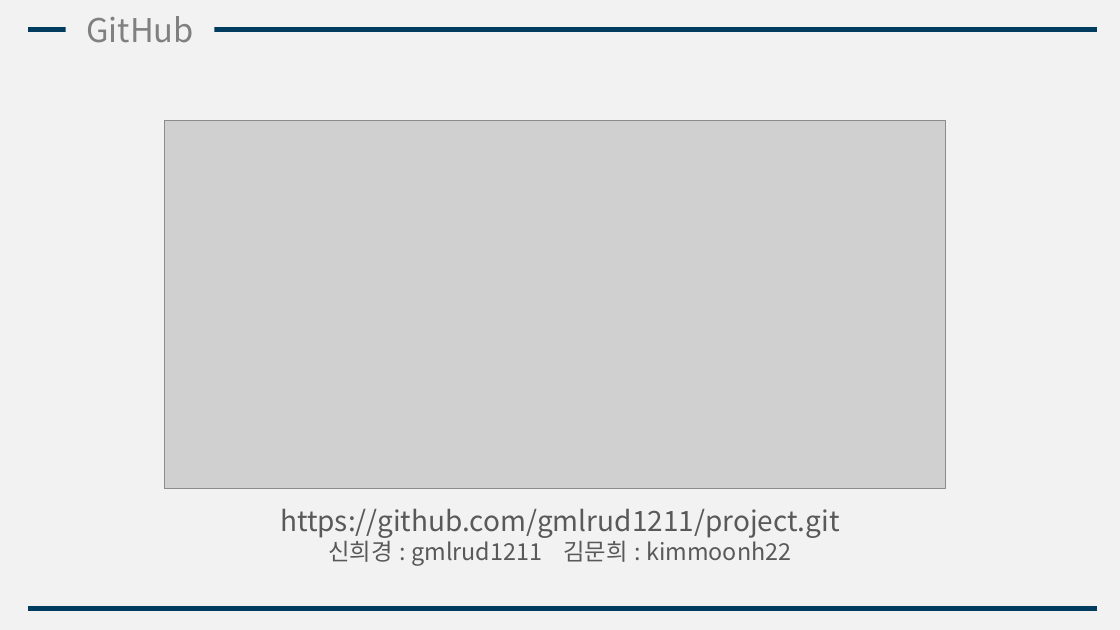
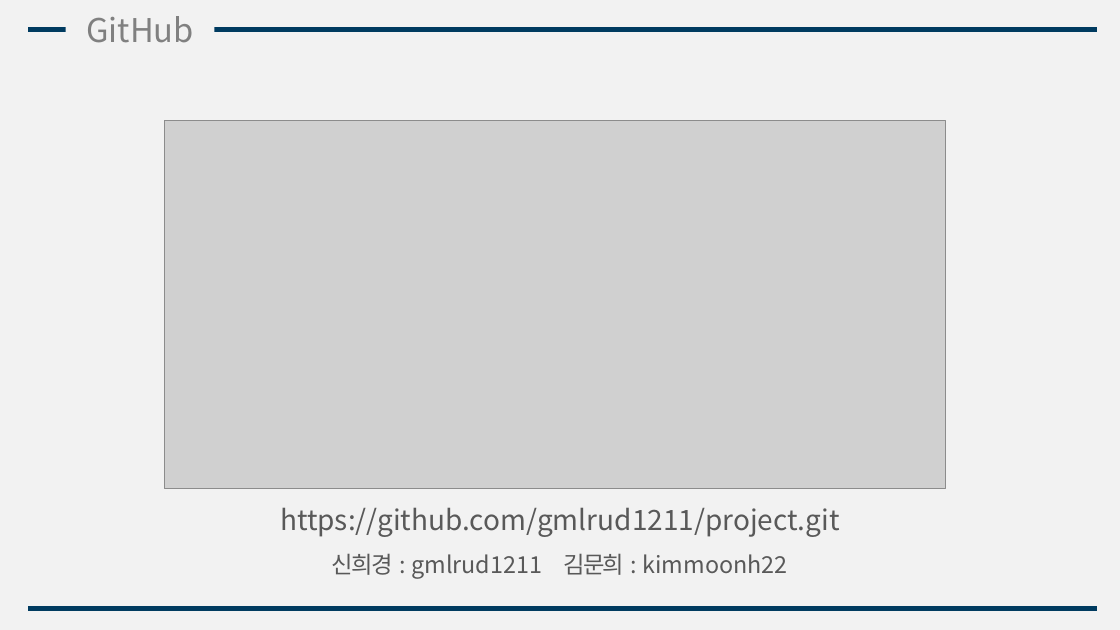
Before and after one commit to gmlrud1211/project, a slide deck: slide 26 of document/설계서.pptx (slide 32 before the commit). Drawn at 1120x630 pixels with LibreOffice and Linux fonts; fonts in the diff are those of the drawing; grey boxes stand for pictures. Boxes give left, top, right and bottom in pixels: in the first picture for what was removed or moved away, otherwise in the second. Text is boxed around its words. In the diff, an @@ line names an element or a change of style, - is before the commit and + after.

```diff
--- a/document/설계서.pptx
+++ b/document/설계서.pptx
@@ text "https://github.com/gmlrud1211/project.git" at (280,507,840,579): letter spacing 0 to -1.5 pt in "신희경 김문희"; line spacing 1 to 1.5 @@
```
Also in this commit, not shown: 7 other slides changed, 7 slides added, 13 slides removed, 6 other files.
